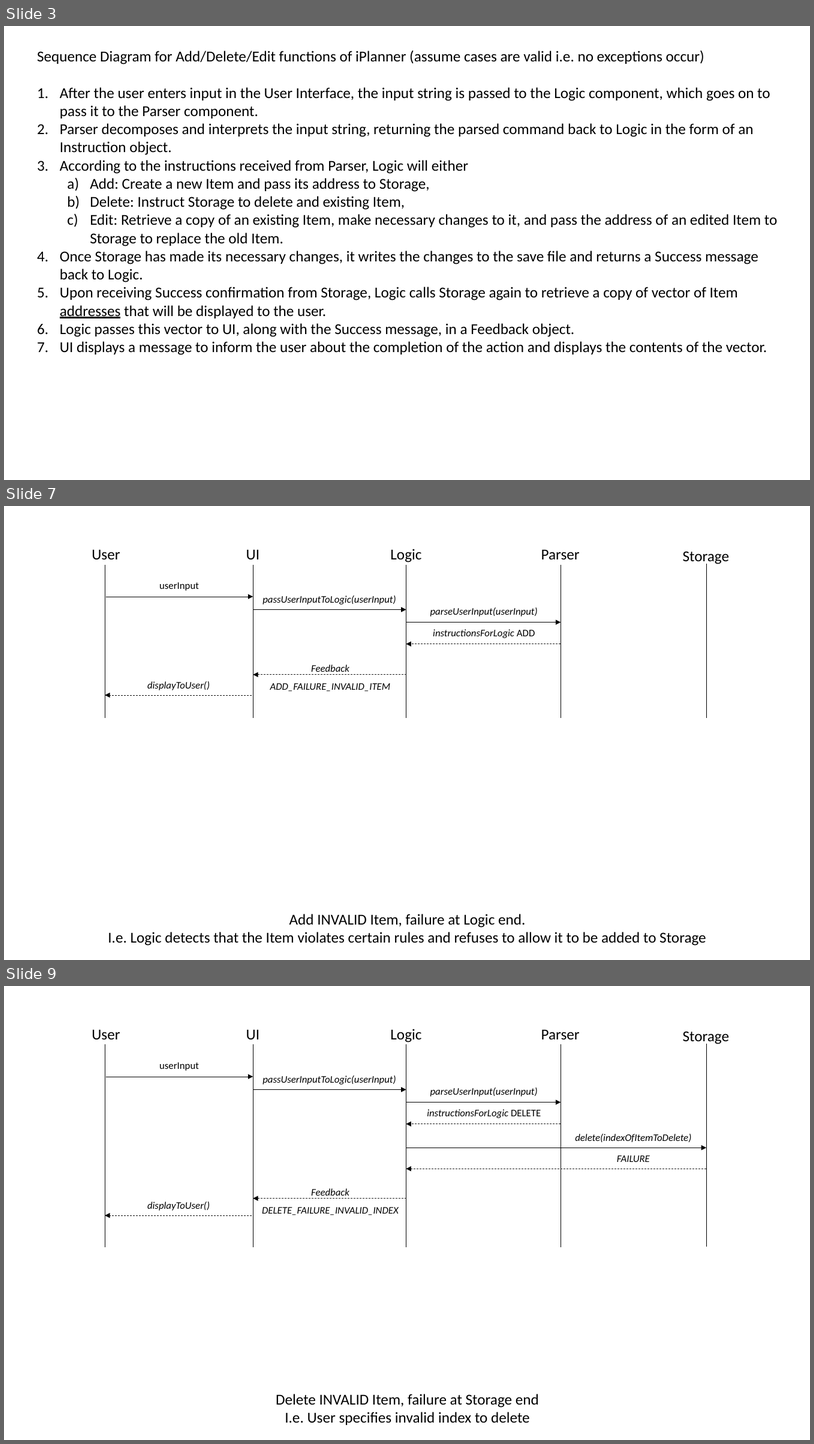
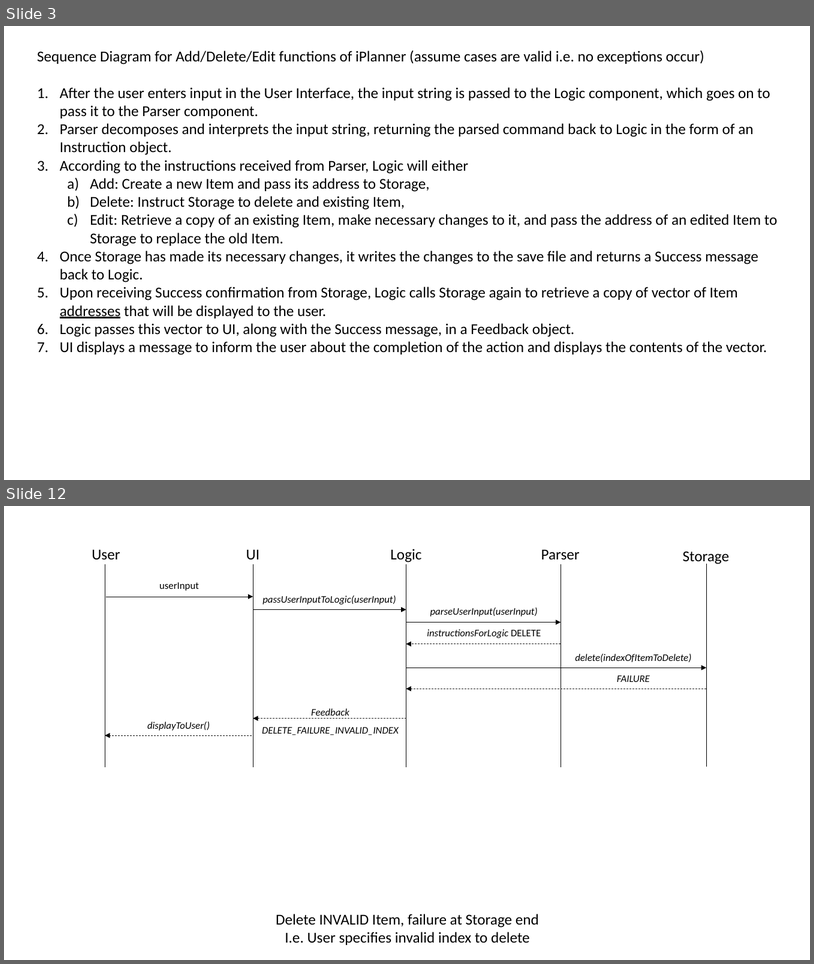
Before and after one commit to cs2103jan2015-f10-2c/main, a slide deck: iPlanner Documentation/[V0.5]/Sequence Diagrams.pptx. Shown one above the other, each under a label of ours: slides 3, 7 and 9 before the commit, slides 3 and 12 after it; the slides between them are not shown. The pictures are 814x1444 and 814x964 pixels, drawn with LibreOffice and Linux fonts; fonts in the diff are those of the drawing. Boxes give left, top, right and bottom in pixels: in the first picture for what was removed or moved away, otherwise in the second. Text is boxed around its words. In the diff, an @@ line names an element or a change of style, - is before the commit and + after.

```diff
--- a/iPlanner Documentation/[V0.5]/Sequence Diagrams.pptx
+++ b/iPlanner Documentation/[V0.5]/Sequence Diagrams.pptx
@@ slide 7 removed at box(4, 506, 810, 960), background #FFFFFF @@
@@ group removed at box(92, 549, 730, 718): 5 texts, 5 lines @@
-Logic
-UI
-Parser
-Storage
-User
@@ text removed at box(159, 582, 199, 591) @@
-userInput
@@ text removed at box(263, 595, 396, 604) @@
-passUserInputToLogic(userInput)
@@ arrow removed from (106, 597) to (253, 597) @@
@@ arrow removed from (253, 609) to (406, 609) @@
@@ text removed at box(431, 607, 538, 616) @@
-parseUserInput(userInput)
@@ arrow removed from (406, 622) to (561, 622) @@
@@ text removed at box(433, 629, 535, 638) @@
-instructionsForLogic ADD
@@ arrow removed from (561, 644) to (406, 644) @@
@@ text removed at box(270, 664, 391, 691) @@
-Feedback ADD_FAILURE_INVALID_ITEM
@@ text removed at box(147, 681, 210, 690) @@
-displayToUser()
@@ arrow removed from (406, 675) to (253, 675) @@
@@ arrow removed from (252, 695) to (105, 695) @@
@@ text removed at box(108, 913, 707, 945) @@
-Add INVALID Item, failure at Logic end.
-I.e. Logic detects that the Item violates certain rules and refuses to allow it to be added to Storage
@@ what was slide 9 is now slide 12 @@
```
Also in this commit, not shown: 2 slides changed, 6 slides added, 2 other slides removed, 3 other files.
